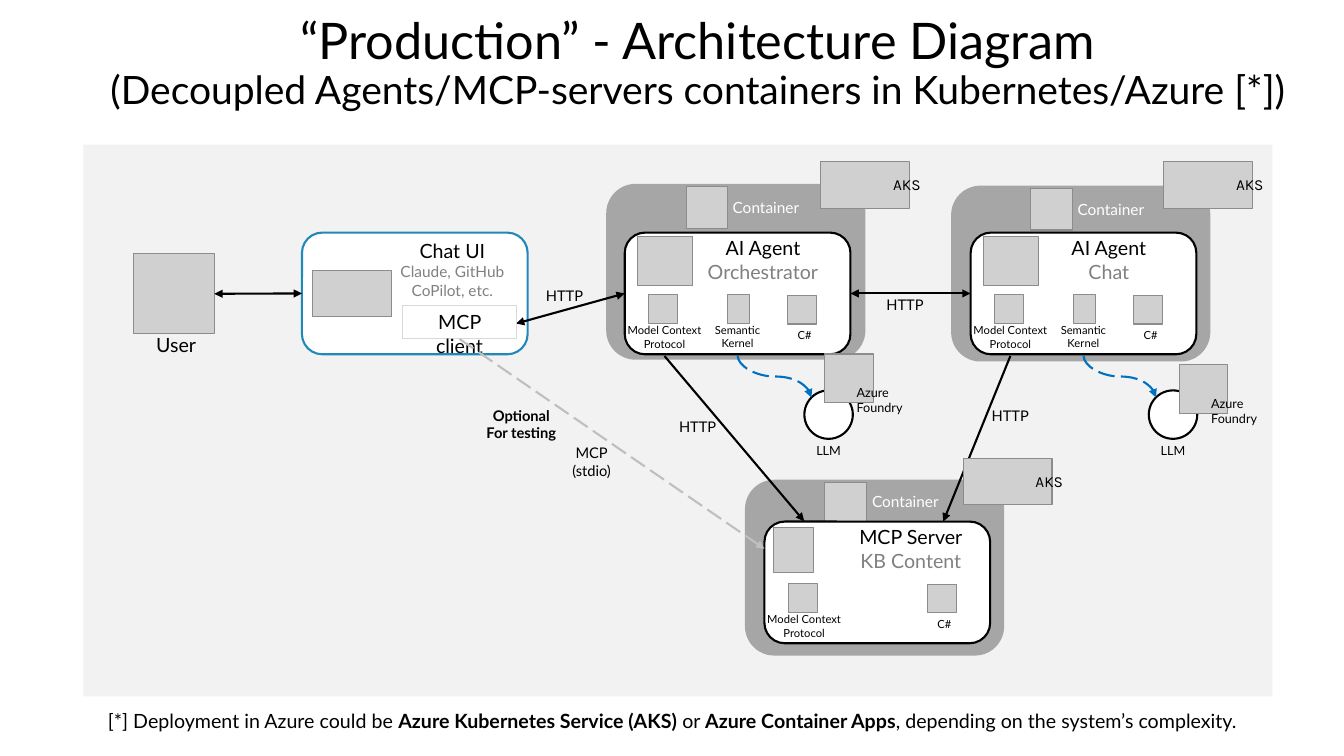
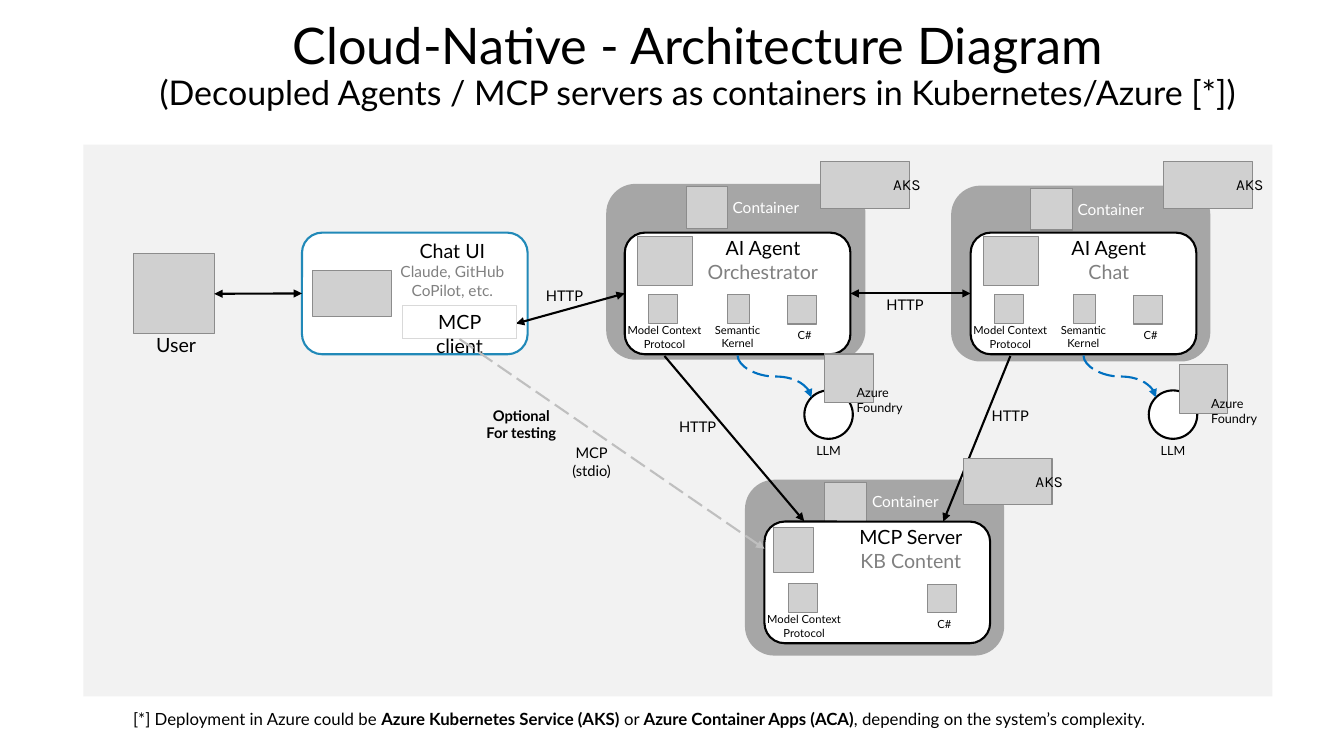
Before and after one commit to CESARDELATORRE/spec-driven-vibe-coding-challenge, a slide deck: slide 3 of docs/simplified-directions/Prototype-Architecture-Diagrams.pptx. Drawn at 1344x756 pixels with LibreOffice and Linux fonts; fonts in the diff are those of the drawing; grey boxes stand for pictures; background and template pictures are left out. Boxes give left, top, right and bottom in pixels: in the first picture for what was removed or moved away, otherwise in the second. Text is boxed around its words. In the diff, an @@ line names an element or a change of style, - is before the commit and + after.

```diff
--- a/docs/simplified-directions/Prototype-Architecture-Diagrams.pptx
+++ b/docs/simplified-directions/Prototype-Architecture-Diagrams.pptx
@@ title at <box>160,27,1182,112</box>: text changed; size 27.9 to 24.3 pt @@
-“Production” - Architecture Diagram
-(Decoupled Agents/MCP-servers containers in Kubernetes/Azure [*])
+Cloud-Native - Architecture Diagram
+(Decoupled Agents / MCP servers as containers in Kubernetes/Azure [*])
@@ text at <box>155,712,1145,728</box>: text changed; size 14 to 12 pt @@
-[*] Deployment in Azure could be Azure Kubernetes Service (AKS) or Azure Container Apps, depending on the system’s complexity.
+[*] Deployment in Azure could be Azure Kubernetes Service (AKS) or Azure Container Apps (ACA), depending on the system’s complexity.
```
Also in this commit, not shown: 2 other slides changed, 14 other files.
